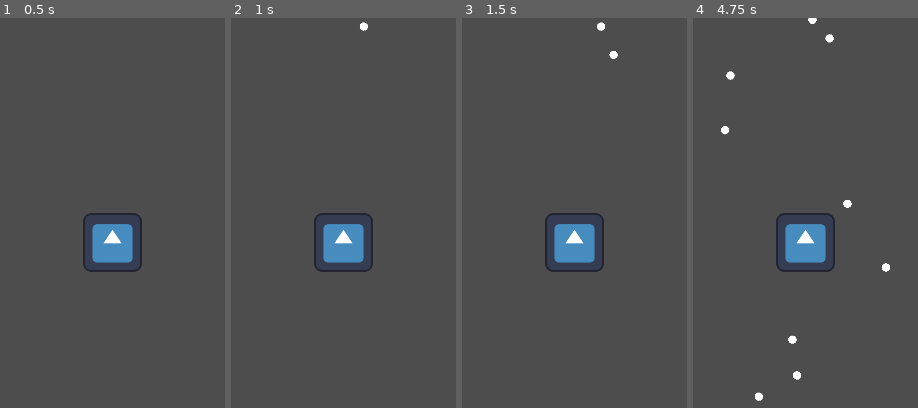
Above: before the commit, frames 1-4 (left to right).
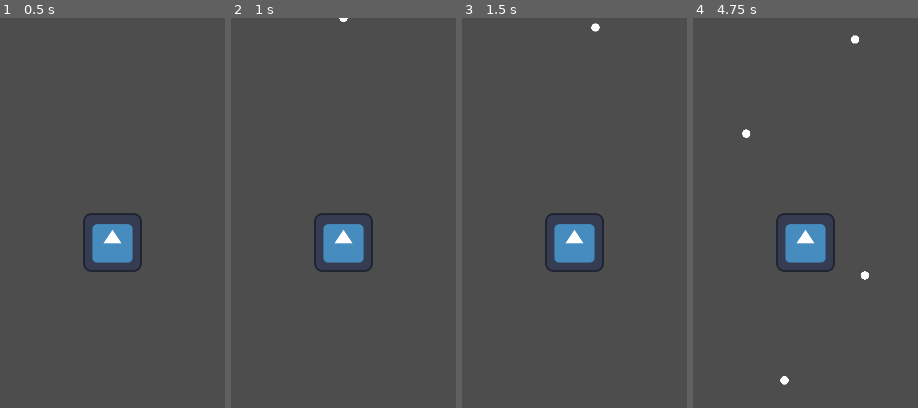
Above: after the commit, the same moments.

Repository: Ianvvtz/oink-capital-game
Game: Godot game, scene res://scenes/main.tscn
The game is run twice, just before and just after one commit, with the same random seed, the same clock (stepped at 60 frames per second) and the same inputs. The engine's default icon, where the game draws it, is replaced by a stand-in: a white triangle on a blue panel in a dark square.
Inputs (mouse positions are in pixels of both pictures, inside the frame that each line leads up to):
- Up to frame 1 (0.5 s): no input
- Up to frame 2 (1 s): tap Enter at 0.5 s; move the mouse to (outside the picture) at 0.52 s; click (outside the picture) at 0.6 s
- Up to frame 3 (1.5 s): tap Space at 1.25 s; move the mouse to (outside the picture) at 1.27 s; click (outside the picture) at 1.35 s
- Up to frame 4 (4.75 s): move the mouse to (886, 142) at 2.02 s; click (886, 142) at 2.1 s; move the mouse to (765, 333) at 2.77 s; click (765, 333) at 2.85 s; move the mouse to (outside the picture) at 3.52 s; click (outside the picture) at 3.6 s; move the mouse to (outside the picture) at 4.27 s; click (outside the picture) at 4.35 s

Frame 1 is identical in both runs. In frame 2, 0.1% of the frame differs, in the area x 48-61%, y 0-4%; in frame 3, 0.2%; in frame 4, 0.9%, in the area x 12-88%, y 0-99%.

Commit message:
Edited some balance things

Diff:
--- a/scenes/main.tscn
+++ b/scenes/main.tscn
@@ -7,13 +7,14 @@
 [ext_resource type="PackedScene" uid="uid://b2c5s08bjvmmm" path="res://scenes/player_hand.tscn" id="4_jyhfs"]
 [ext_resource type="PackedScene" uid="uid://c5vuuwvrex2i6" path="res://scenes/player_pouch.tscn" id="5_tbgi4"]
 
+[sub_resource type="WorldBoundaryShape2D" id="WorldBoundaryShape2D_tefeu"]
+
 [node name="Main" type="Node2D" unique_id=2010253684]
 
 [node name="SessionManager" type="Node" parent="." unique_id=1896341686]
 script = ExtResource("1_tefeu")
 
 [node name="RunTimer" type="Timer" parent="SessionManager" unique_id=127053875]
-wait_time = 30.0
 
 [node name="Piggy" parent="." unique_id=1444068199 instance=ExtResource("1_0wfyh")]
 
@@ -23,7 +24,6 @@
 money_scene = ExtResource("2_sugp2")
 
 [node name="Timer" type="Timer" parent="MoneySpawner" unique_id=1633765040]
-wait_time = 0.5
 
 [node name="Money" type="Node2D" parent="MoneySpawner" unique_id=333131147]
 
@@ -33,5 +33,29 @@
 [node name="PlayerPouch" parent="." unique_id=295891638 instance=ExtResource("5_tbgi4")]
 position = Vector2(960, 540)
 
+[node name="Borders" type="StaticBody2D" parent="." unique_id=252400899]
+collision_mask = 3
+
+[node name="BottomBorder" type="CollisionShape2D" parent="Borders" unique_id=569710322]
+position = Vector2(0, 548)
+shape = SubResource("WorldBoundaryShape2D_tefeu")
+
+[node name="LeftBorder" type="CollisionShape2D" parent="Borders" unique_id=1656276337]
+position = Vector2(-968, 0)
+rotation = 1.5707964
+shape = SubResource("WorldBoundaryShape2D_tefeu")
+
+[node name="TopBorder" type="CollisionShape2D" parent="Borders" unique_id=713634292]
+position = Vector2(0, -549)
+rotation = 3.1415927
+shape = SubResource("WorldBoundaryShape2D_tefeu")
+
+[node name="RightBorder" type="CollisionShape2D" parent="Borders" unique_id=1940691386]
+position = Vector2(968, 0)
+rotation = 4.712389
+shape = SubResource("WorldBoundaryShape2D_tefeu")
+
+[node name="UI" type="CanvasLayer" parent="." unique_id=24108341]
+
 [connection signal="timeout" from="SessionManager/RunTimer" to="SessionManager" method="_on_run_timer_timeout"]
 [connection signal="timeout" from="MoneySpawner/Timer" to="MoneySpawner" method="spawn_money"]
--- /dev/null
+++ b/scenes/upgrades_screen.tscn
@@ -0,0 +1,11 @@
+[gd_scene format=3 uid="uid://dr5ml2f1ruf2x"]
+
+[node name="UpgradesScreen" type="CanvasLayer" unique_id=750979746]
+
+[node name="UpgradesUI" type="Control" parent="." unique_id=1563430989]
+layout_mode = 3
+anchors_preset = 15
+anchor_right = 1.0
+anchor_bottom = 1.0
+grow_horizontal = 2
+grow_vertical = 2
--- a/scripts/money_spawner.gd
+++ b/scripts/money_spawner.gd
@@ -6,7 +6,7 @@
 
 
 @export var money_scene: PackedScene
-@export var time_between_spawns: float = 0.5
+@export var time_between_spawns: float = 1.0
 
 var valuespawned: int = 0
 
--- a/scripts/session_manager.gd
+++ b/scripts/session_manager.gd
@@ -6,7 +6,8 @@
 @onready var player_pouch: Area2D = $"../PlayerPouch"
 @onready var piggy: StaticBody2D = $"../Piggy"
 
-
+@export var run_time: float = 20.0
+var current_run: int = 1
 var player_money: int = 0
 
 
@@ -31,4 +32,4 @@
 
 func start_run() -> void:
 	money_spawner.start_spawns()
-	run_timer.start(30.0)
+	run_timer.start(1.0 + run_time)
